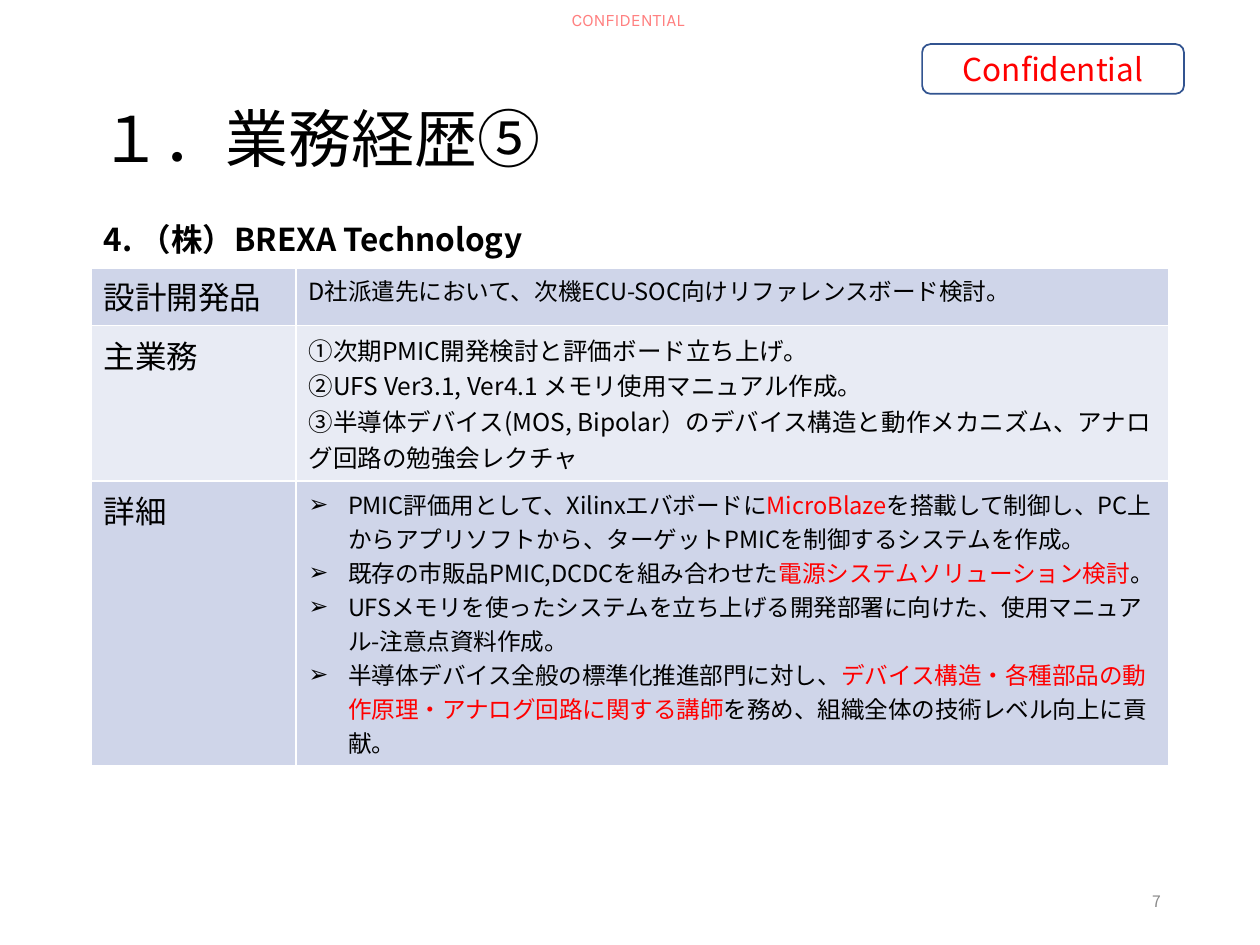
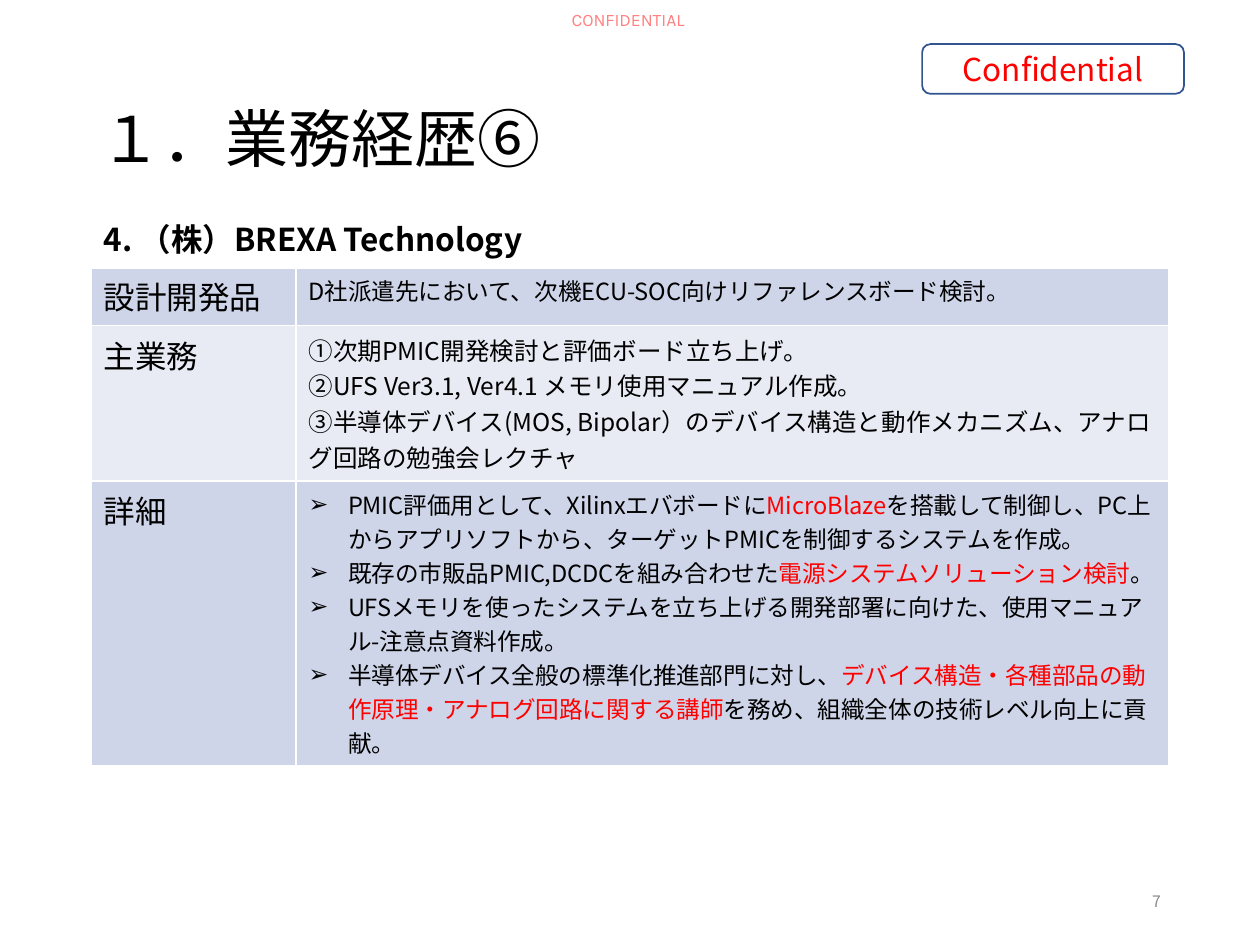
Before and after one commit to HiroyaIto/sansen, a slide deck: slide 7 of 経歴紹介 伊藤浩也20260525.pptx. Drawn at 1260x945 pixels with LibreOffice and Linux fonts; fonts in the diff are those of the drawing. Boxes give left, top, right and bottom in pixels: in the first picture for what was removed or moved away, otherwise in the second. Text is boxed around its words. In the diff, an @@ line names an element or a change of style, - is before the commit and + after.

Commit message:
20260525 1842

```diff
--- a/経歴紹介 伊藤浩也20260525.pptx
+++ b/経歴紹介 伊藤浩也20260525.pptx
@@ title at <box>99,108,540,168</box>: text changed @@
-１．業務経歴⑤
+１．業務経歴⑥
```
Also in this commit, not shown: 1 other slide changed.
